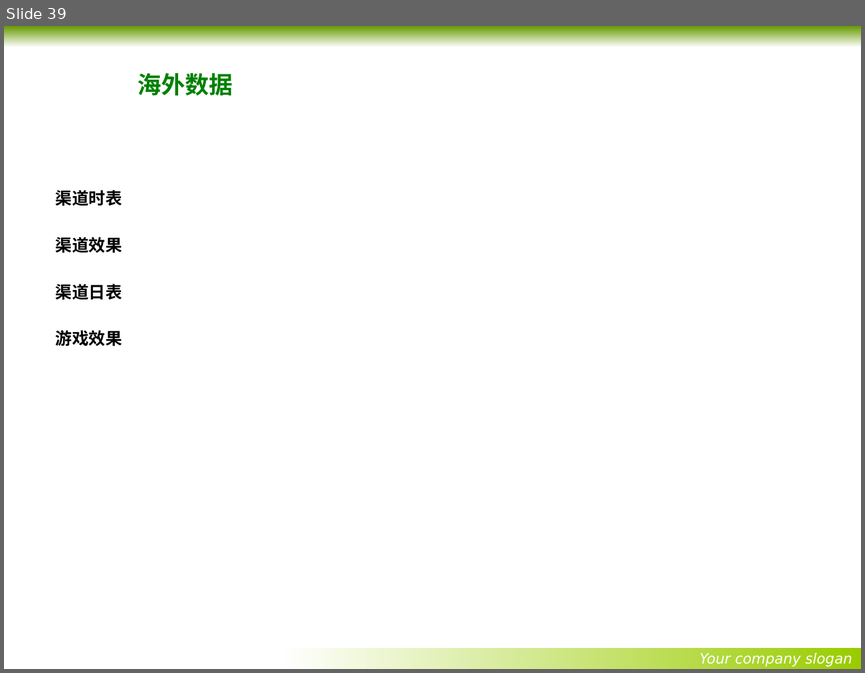
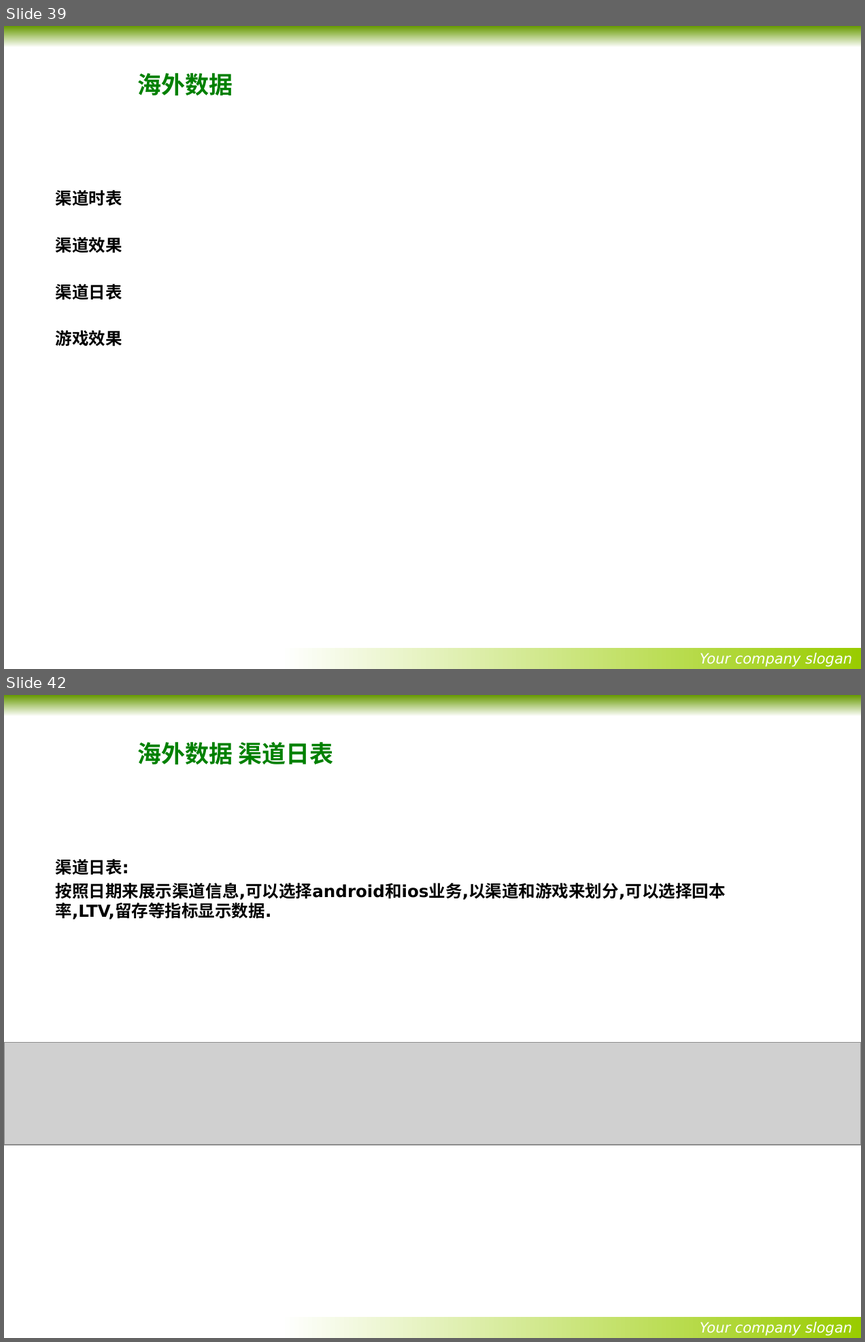
Before and after one commit to wangxiqunlucky/x-mind, a slide deck: youyun/优云项目讲解内容-最终正式版.pptx. Shown one above the other, each under a label of ours: slide 39 before the commit, slides 39 and 42 after it; the slides between them are not shown. The pictures are 865x673 and 865x1342 pixels, drawn with LibreOffice and Linux fonts; fonts in the diff are those of the drawing; grey boxes stand for pictures; background and template pictures are left out. Boxes give left, top, right and bottom in pixels: in the first picture for what was removed or moved away, otherwise in the second. Text is boxed around its words. In the diff, an @@ line names an element or a change of style, - is before the commit and + after.

Commit message:
2017年4月17日01:11:21
完成优云项目思维导图和ppt,还差数据库关系

```diff
--- a/youyun/优云项目讲解内容-最终正式版.pptx
+++ b/youyun/优云项目讲解内容-最终正式版.pptx
@@ slide 42 added at [4, 695, 861, 1338], background picture (left out); not listed: 2 template elements that a slide beside it also shows @@
@@ title added at [137, 742, 333, 764], 20 pt, text #008000, bold @@
+海外数据 渠道日表
@@ text added at [56, 859, 725, 919], 14 pt, text #000000, bold @@
+渠道日表:
+按照日期来展示渠道信息,可以选择android和ios业务,以渠道和游戏来划分,可以选择回本率,LTV,留存等指标显示数据.
@@ picture added at [4, 1042, 861, 1145] @@
```
Also in this commit, not shown: 1 slide changed, 15 other slides added, 7 slides removed, 1 other file.
